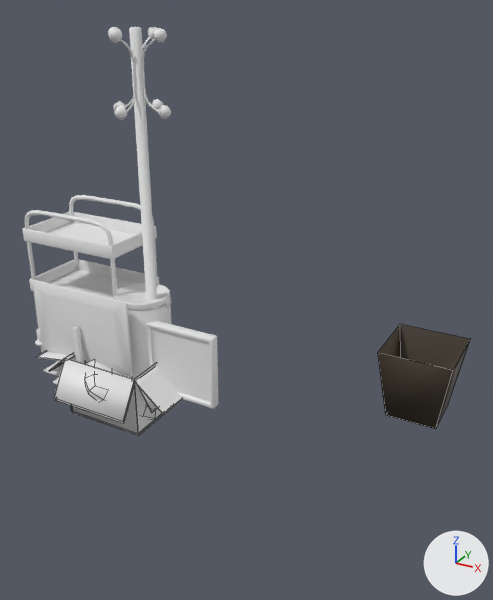
A saved change to the FBX model ECOE sim/Assets/Art/Environment/Props/Props.fbx.
Both versions are drawn from a 50 mm lens placed at (2.17, -2.52, 1.9), pointed at (0.55, 0.42, 0.43). The lights are fixed; the arrows at lower right show +X, +Y and +Z. The older version comes first. Mesh edges are drawn as thin lines on the coarser meshes. Where no turn or scale is listed for an object, it has been applied to the vertices.

In view in the first picture: 'Bin', 'BinCircular', 'CardboardBox', 'CardboardBox.001', 'Computer', 'OptometricPanel', 'Pillow', 'RackCoat', 'Trolley' and 1 more.
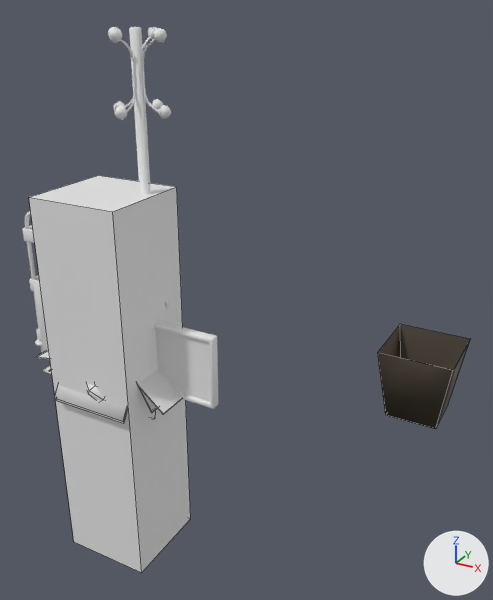
The change in detail:
Mesh me_cube_029 is new.
It is a box spanning x -0.25..0.25, y -0.25..0.25, z -1.05..1.05.
Object 'SueroPalo' (ob_sueropalo) is new; it shows me_cube_029.
Its location is (0.0, 0.0, 0.0).

Where the change shows, as pixel boxes [x1, y1, x2, y2] in the pictures (493 x 600 px):
'SueroPalo', added
    after: [29, 175, 191, 573]
'Trolley', unchanged, covered by the edit
    before: [22, 195, 159, 353]
    after: [22, 211, 47, 353]
'Computer', unchanged, covered by the edit
    before: [33, 280, 132, 384]
    after: [33, 280, 49, 351]
'CardboardBox.001', unchanged, covered by the edit
    before: [49, 353, 158, 434]
    after: [49, 370, 158, 421]
'BinCircular', unchanged, covered by the edit
    before: [114, 283, 171, 378]
    after: [165, 299, 170, 323]
